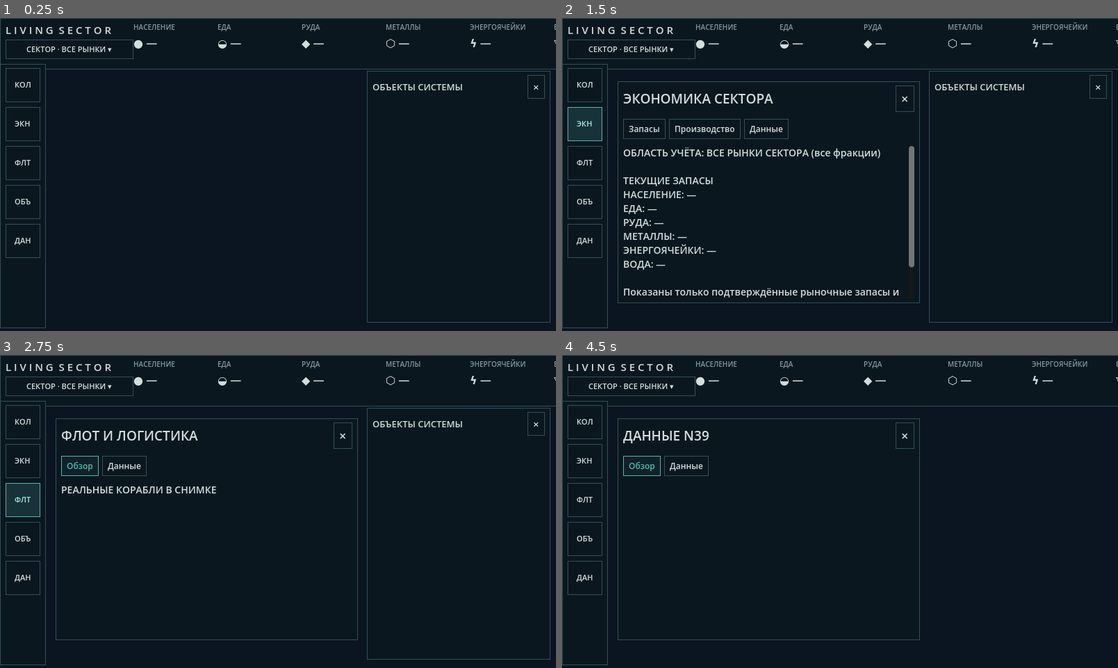
Above: before the commit, frames 1-4 (two rows, left to right).
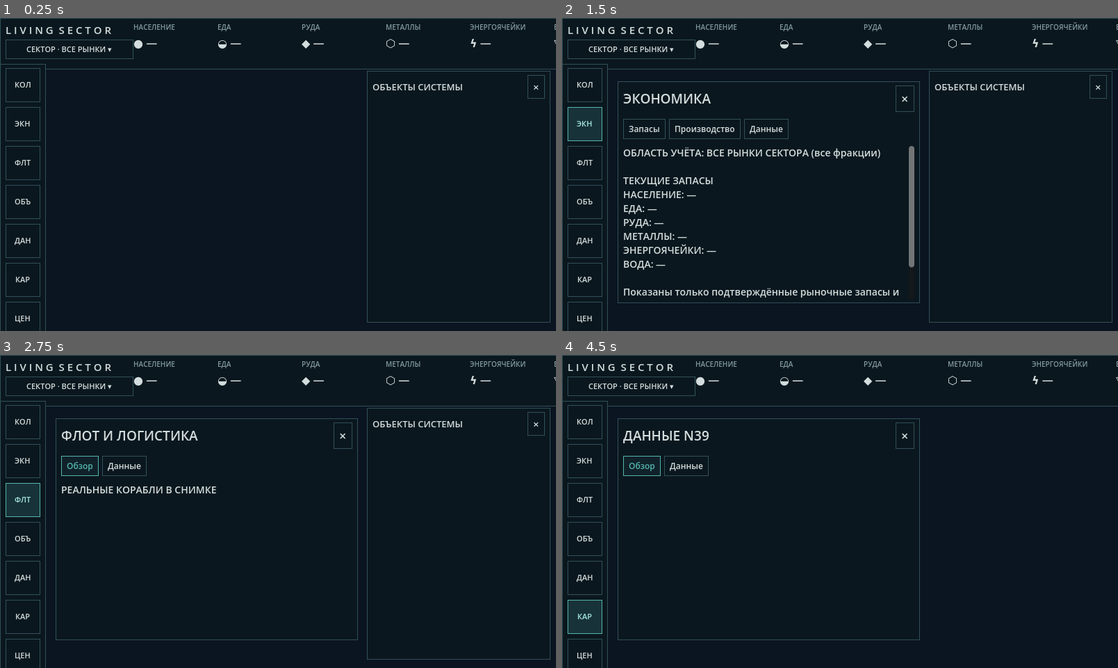
Above: after the commit, the same moments.

Repository: Mefits/Living-Sector
Game: Godot game, scene res://scenes/main.tscn
Two runs of this game, one before a commit and one after it. Both use one fixed random seed, a clock stepped at 60 frames per second and the inputs below.
Inputs (mouse positions are in pixels of both pictures, inside the frame that each line leads up to):
- Up to frame 1 (0.25 s): no input
- Up to frame 2 (1.5 s): click "КОЛ" at 0.5 s; click "ЭКН" at 1.25 s
- Up to frame 3 (2.75 s): click "ФЛТ" at 2 s
- Up to frame 4 (4.5 s): click "ОБЪ" at 2.75 s; click "ДАН" at 3.5 s; click (584, 617) at 4.25 s, where only the run after the commit has a clickable "КАР"

The runs differ from the first frame. In frame 1, 0.2% of the frame differs, in the area x 0-9%, y 78-100%; in frame 2, 0.3%; in frame 3, 0.2%; in frame 4, 0.8%.

Commit message:
Restore game navigation/save/load controls in strategy shell and clarify facility view

Diff:
--- a/godot/scripts/view/strategy_ui.gd
+++ b/godot/scripts/view/strategy_ui.gd
@@ -163,7 +163,11 @@
         {"text":"ЭКН", "tip":"Экономика рынков", "action":"economy"},
         {"text":"ФЛТ", "tip":"Корабли и груз", "action":"fleet"},
         {"text":"ОБЪ", "tip":"Показать/скрыть список объектов", "action":"outliner"},
-        {"text":"ДАН", "tip":"Подробные данные N39", "action":"technical"}
+        {"text":"ДАН", "tip":"Подробные данные N39", "action":"technical"},
+        {"text":"КАР", "tip":"Сектор / система", "action":"map"},
+        {"text":"ЦЕН", "tip":"Центрировать карту", "action":"center"},
+        {"text":"СОХ", "tip":"Сохранить игру", "action":"save"},
+        {"text":"ЗАГ", "tip":"Загрузить игру", "action":"load"}
     ]:
         var action: String = str(entry["action"])
         var btn := _button(str(entry["text"]), _activate.bind(action), 11)
@@ -257,6 +261,21 @@
     _window_mode = ""
 
 func _activate(kind: String) -> void:
+    if kind in ["map", "center", "save", "load"]:
+        if _game != null:
+            match kind:
+                "map":
+                    if bool(_game.get("_in_system")):
+                        _game.call("_return_to_sector")
+                    else:
+                        _game.call("_open_selected_system")
+                "center":
+                    _game.call("_reset_map")
+                "save":
+                    _game.call("_save_game")
+                "load":
+                    _game.call("_load_game")
+        return
     if kind == "outliner":
         _toggle_outliner()
         return
@@ -280,6 +299,8 @@
             _game.call("_on_body_selected", item)
             break
     _mode = "colony"
+    _update_metrics()
+    _brand_scope.text = "КОЛОНИЯ · " + id.to_upper() + " ▾"
 
 func _select_facility(id: String) -> void:
     if _game == null:
@@ -466,7 +487,7 @@
     if _window == null or not _window.visible:
         return
     var title: String = {
-        "colony":"КОЛОНИЯ", "economy":"ЭКОНОМИКА СЕКТОРА",
+        "colony":"КОЛОНИЯ", "economy":"ЭКОНОМИКА",
         "fleet":"ФЛОТ И ЛОГИСТИКА", "facility":"ПРЕДПРИЯТИЕ",
         "ship":"КОРАБЛЬ", "technical":"ДАННЫЕ N39"
     }.get(_window_mode, "ОБЗОР")
@@ -495,7 +516,7 @@
                         str(ship.get("location", "—")),
                         str(ship.get("cargo", "—"))])
         _window_text.text = "\n\n".join(lines)
-    elif _tab == "Производство":
+    elif _tab == "Производство" or _window_mode == "facility":
         _window_text.text = _production_text()
     else:
         var projection: Dictionary = _quantities()
